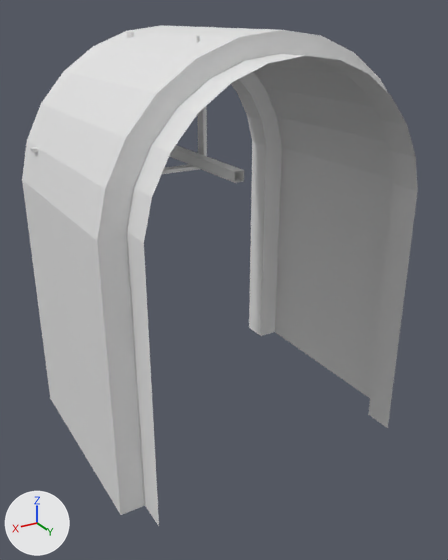
Before and after pictures for a commit that changed the FBX model CrueltySquad2/Assets/ART/Models/Luuk/bunker stuff/bunker tunnel.fbx.
One viewpoint serves both versions: a camera (50 mm lens) standing at (-4.75, 2.29, 1.81) and looking at (-6.07, 0.1, 0.72). Lighting does not change. The marker at lower left points along +X, +Y and +Z. Where no turn or scale is listed for an object, it has been applied to the vertices.
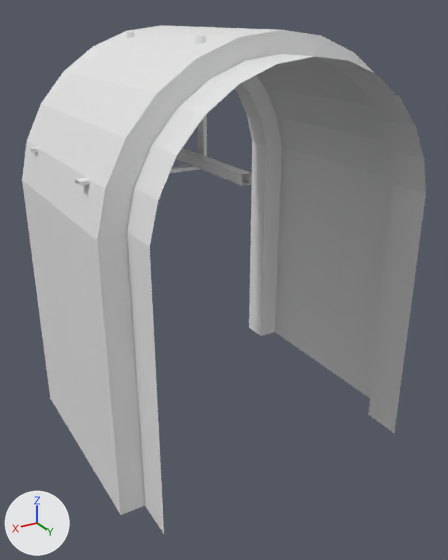
Commit message: bunker stuff finished(..?)

What differs and where, as boxes (x1, y1, x2, y2) in the pictures (448 x 560 px; the box of a moved part takes in the faces that stretch with it):
'Cylinder', reshaped
    before: (22, 25, 418, 526)
    after: (22, 25, 426, 534)
part 1 of me_cylinder_002, moved or reshaped
    before: (196, 37, 207, 156)
    after: (196, 36, 207, 156)
part 2 of me_cylinder_002, moved or reshaped
    before: (127, 54, 418, 526)
    after: (127, 54, 426, 534)
part 3 of me_cylinder_002, moved or reshaped
    before: (162, 164, 199, 174)
    after: (75, 164, 199, 186)

Edits to the bpy script that builds the scene:
```text
Change me_cylinder_002:
    where me_cylinder_002.from_pydata(...)  # 142 vertices, 108 faces; spans x -0.7..0.7, y -0.6..0.6, z 0.0..1.76
    used by ob_cylinder; location = (-6.077, 0.0, 0.0)
    me_cylinder_002 part 1: all 2 vertices in x 0.21..0.23, y 0.33, z 1.67 are moved by (0.0, 0.0, 0.08)
    me_cylinder_002 part 2: all 21 vertices in x -0.6..0.6, y 0.6, z 0.0..1.69 are moved by (0.0, 0.04, 0.0)
    me_cylinder_002 part 3: all 4 vertices in x 0.59, y 0.28..0.33, z 1.29..1.3 are moved by (0.11, 0.0, 0.0)
```
